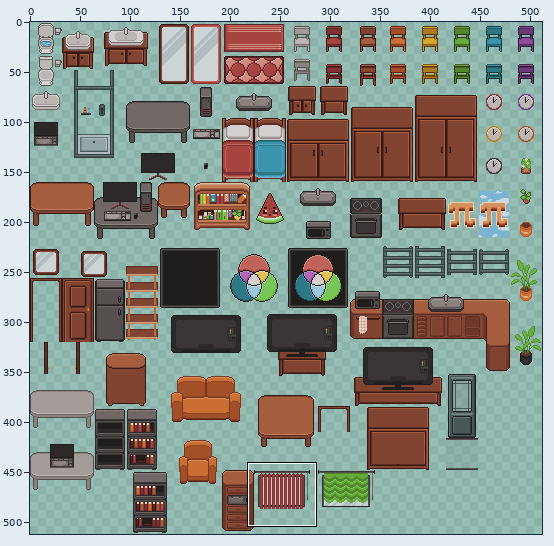
Two versions of one sprite sheet, game/house/assets/objects.png. Above, an overview of the earlier version with the close-up marked.
Close-up. Before:
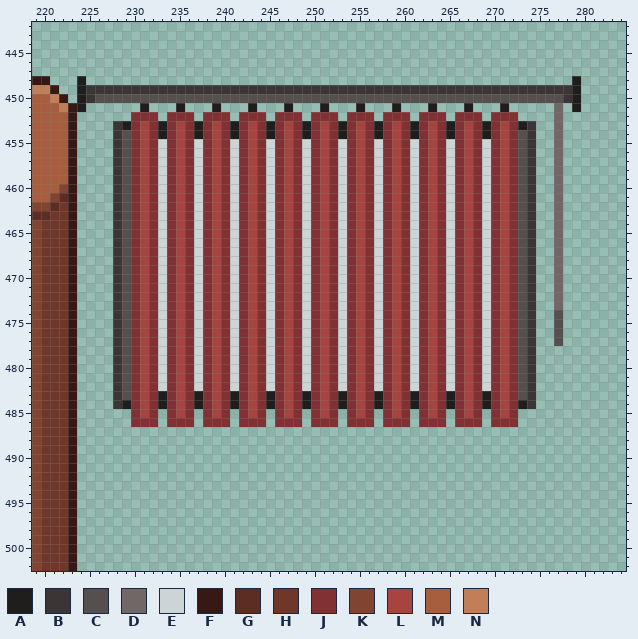
The file is 512x512 pixels. Colours within 5 levels of each other are drawn and written as one. Shown: x 219..284, y 442..502. The commit also changed other parts of the picture, which this record leaves out.
Palette (. is transparent): A #201e1d  B #3b3535  C #554f4e  D #706766  E #cdd4d6  F #371815  G #5c2d23  H #6f372a  J #813133  K #814431  L #a6443f  M #a65e3f  N #c07e59
Pixels before (only the part around the change), first column x 219:
443 ..................................................................
444 ..................................................................
445 ..................................................................
446 ..................................................................
447 ..................................................................
448 FF...A......................................................A.....
449 NNF..ABBBBBBBBBBBBBBBBBBBBBBBBBBBBBBBBBBBBBBBBBBBBBBBBBBBBBBA.....
450 MMNF.ABCCCCCCCCCCCCCCCCCCCCCCCCCCCCCCCCCCCCCCCCCCCCCCCCCCCCBA.....
451 MMMNFA......A...A...A...A...A...A...A...A...A...A...A.....D.A.....
452 MMMMF......JJJ.JJJ.JJJ.JJJ.JJJ.JJJ.JJJ.JJJ.JJJ.JJJ.JJJ....D.......
453 MMMMF....BAJLJAJLJAJLJAJLJAJLJAJLJAJLJAJLJAJLJAJLJAJLJAB..D.......
454 MMMMF....BCJLJAJLJAJLJAJLJAJLJAJLJAJLJAJLJAJLJAJLJAJLJCB..D.......
455 MMMMF....BCJLJEJLJEJLJEJLJEJLJEJLJEJLJEJLJEJLJEJLJEJLJCB..D.......
456 MMMMF....BCJLJEJLJEJLJEJLJEJLJEJLJEJLJEJLJEJLJEJLJEJLJCB..D.......
457 MMMMF....BCJLJEJLJEJLJEJLJEJLJEJLJEJLJEJLJEJLJEJLJEJLJCB..D.......
458 MMMMF....BCJLJEJLJEJLJEJLJEJLJEJLJEJLJEJLJEJLJEJLJEJLJCB..D.......
459 MMMMF....BCJLJEJLJEJLJEJLJEJLJEJLJEJLJEJLJEJLJEJLJEJLJCB..D.......
460 MMMKF....BCJLJEJLJEJLJEJLJEJLJEJLJEJLJEJLJEJLJEJLJEJLJCB..D.......
461 MMKGF....BCJLJEJLJEJLJEJLJEJLJEJLJEJLJEJLJEJLJEJLJEJLJCB..D.......
462 KKGHF....BCJLJEJLJEJLJEJLJEJLJEJLJEJLJEJLJEJLJEJLJEJLJCB..D.......
463 GGHHF....BCJLJEJLJEJLJEJLJEJLJEJLJEJLJEJLJEJLJEJLJEJLJCB..D.......
464 KHHHF....BCJLJEJLJEJLJEJLJEJLJEJLJEJLJEJLJEJLJEJLJEJLJCB..D.......
465 KHHHF....BCJLJEJLJEJLJEJLJEJLJEJLJEJLJEJLJEJLJEJLJEJLJCB..D.......
466 KHHHF....BCJLJEJLJEJLJEJLJEJLJEJLJEJLJEJLJEJLJEJLJEJLJCB..D.......
467 KHHHF....BCJLJEJLJEJLJEJLJEJLJEJLJEJLJEJLJEJLJEJLJEJLJCB..D.......
468 KHHHF....BCJLJEJLJEJLJEJLJEJLJEJLJEJLJEJLJEJLJEJLJEJLJCB..D.......
469 KHHHF....BCJLJEJLJEJLJEJLJEJLJEJLJEJLJEJLJEJLJEJLJEJLJCB..D.......
470 KHHHF....BCJLJEJLJEJLJEJLJEJLJEJLJEJLJEJLJEJLJEJLJEJLJCB..D.......
471 KHHHF....BCJLJEJLJEJLJEJLJEJLJEJLJEJLJEJLJEJLJEJLJEJLJCB..D.......
472 KHHHF....BCJLJEJLJEJLJEJLJEJLJEJLJEJLJEJLJEJLJEJLJEJLJCB..D.......
473 KHHHF....BCJLJEJLJEJLJEJLJEJLJEJLJEJLJEJLJEJLJEJLJEJLJCB..D.......
474 KHHHF....BCJLJEJLJEJLJEJLJEJLJEJLJEJLJEJLJEJLJEJLJEJLJCB..C.......
475 KHHHF....BCJLJEJLJEJLJEJLJEJLJEJLJEJLJEJLJEJLJEJLJEJLJCB..C.......
476 KHHHF....BCJLJEJLJEJLJEJLJEJLJEJLJEJLJEJLJEJLJEJLJEJLJCB..C.......
477 KHHHF....BCJLJEJLJEJLJEJLJEJLJEJLJEJLJEJLJEJLJEJLJEJLJCB..C.......
478 KHHHF....BCJLJEJLJEJLJEJLJEJLJEJLJEJLJEJLJEJLJEJLJEJLJCB..........
479 KHHHF....BCJLJEJLJEJLJEJLJEJLJEJLJEJLJEJLJEJLJEJLJEJLJCB..........
480 KHHHF....BCJLJEJLJEJLJEJLJEJLJEJLJEJLJEJLJEJLJEJLJEJLJCB..........
481 KHHHF....BCJLJEJLJEJLJEJLJEJLJEJLJEJLJEJLJEJLJEJLJEJLJCB..........
482 KHHHF....BCJLJEJLJEJLJEJLJEJLJEJLJEJLJEJLJEJLJEJLJEJLJCB..........
483 KHHHF....BCJLJAJLJAJLJAJLJAJLJAJLJAJLJAJLJAJLJAJLJAJLJCB..........
484 KHHHF....BAJLJAJLJAJLJAJLJAJLJAJLJAJLJAJLJAJLJAJLJAJLJAB..........
485 KHHHF......JLJ.JLJ.JLJ.JLJ.JLJ.JLJ.JLJ.JLJ.JLJ.JLJ.JLJ............
486 KHHHF......JJJ.JJJ.JJJ.JJJ.JJJ.JJJ.JJJ.JJJ.JJJ.JJJ.JJJ............
487 KHHHF.............................................................
488 KHHHF.............................................................
489 KHHHF.............................................................
490 KHHHF.............................................................
491 KHHHF.............................................................
492 KHHHF.............................................................
493 KHHHF.............................................................
494 KHHHF.............................................................
495 KHHHF.............................................................
496 KHHHF.............................................................
497 KHHHF.............................................................
498 KHHHF.............................................................
499 KHHHF.............................................................
500 KHHHF.............................................................
501 KHHHF.............................................................
502 KHHHF.............................................................
And afterwards:
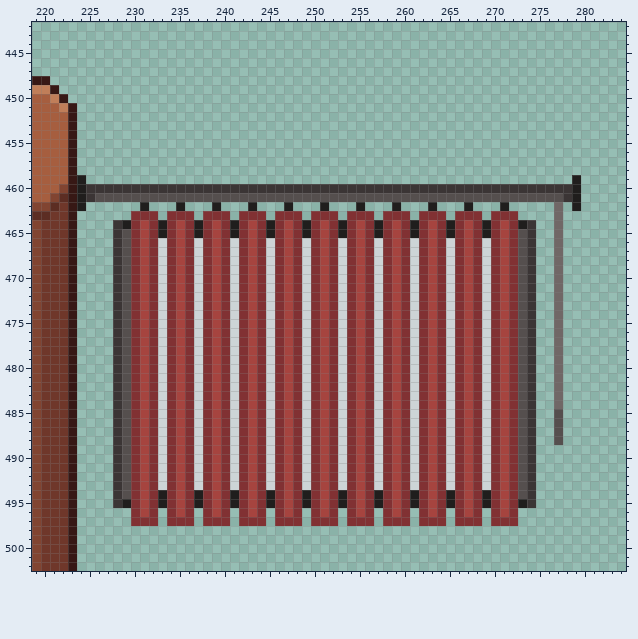
Change:
Changed rows in their new state; - is an unchanged pixel.
first column x 224:
448 .------------------------------------------------------.
449 ........................................................
450 ........................................................
451 .------.---.---.---.---.---.---.---.---.---.---.-----.-.
452 ------...-...-...-...-...-...-...-...-...-...-...----.--
453 ----...............................................--.--
454 ----...............................................--.--
455 ----...............................................--.--
456 ----...............................................--.--
457 ----...............................................--.--
458 ----...............................................--.--
459 A---...............................................--.-A
460 ABBB-BBBBBBBBBBBBBBBBBBBBBBBBBBBBBBBBBBBBBBBBBBBBB-BBBBA
461 ABCCC-CCCCCCCCCCCCCCCCCCCCCCCCCCCCCCCCCCCCCCCCCCC-CCCCBA
462 A---...A...A...A...A...A...A...A...A...A...A...A...----A
463 ----..-J-.-J-.-J-.-J-.-J-.-J-.-J-.-J-.-J-.-J-.-J-..-----
464 -----A---A---A---A---A---A---A---A---A---A---A---A------
465 ---------A---A---A---A---A---A---A---A---A---A----------
first column x 228:
474 -------------------------------------------------D
475 -------------------------------------------------D
476 -------------------------------------------------D
477 -------------------------------------------------D
478 -------------------------------------------------D
479 -------------------------------------------------D
480 -------------------------------------------------D
481 -------------------------------------------------D
482 -------------------------------------------------D
483 -----E---E---E---E---E---E---E---E---E---E-------D
484 -C---E---E---E---E---E---E---E---E---E---E---C---D
485 BC---E---E---E---E---E---E---E---E---E---E---CB--C
486 BC-L-E-L-E-L-E-L-E-L-E-L-E-L-E-L-E-L-E-L-E-L-CB--C
487 BCJLJEJLJEJLJEJLJEJLJEJLJEJLJEJLJEJLJEJLJEJLJCB--C
488 BCJLJEJLJEJLJEJLJEJLJEJLJEJLJEJLJEJLJEJLJEJLJCB--C
489 BCJLJEJLJEJLJEJLJEJLJEJLJEJLJEJLJEJLJEJLJEJLJCB---
490 BCJLJEJLJEJLJEJLJEJLJEJLJEJLJEJLJEJLJEJLJEJLJCB---
491 BCJLJEJLJEJLJEJLJEJLJEJLJEJLJEJLJEJLJEJLJEJLJCB---
492 BCJLJEJLJEJLJEJLJEJLJEJLJEJLJEJLJEJLJEJLJEJLJCB---
493 BCJLJEJLJEJLJEJLJEJLJEJLJEJLJEJLJEJLJEJLJEJLJCB---
494 BCJLJAJLJAJLJAJLJAJLJAJLJAJLJAJLJAJLJAJLJAJLJCB---
495 BAJLJAJLJAJLJAJLJAJLJAJLJAJLJAJLJAJLJAJLJAJLJAB---
496 --JLJ-JLJ-JLJ-JLJ-JLJ-JLJ-JLJ-JLJ-JLJ-JLJ-JLJ-----
497 --JJJ-JJJ-JJJ-JJJ-JJJ-JJJ-JJJ-JJJ-JJJ-JJJ-JJJ-----
